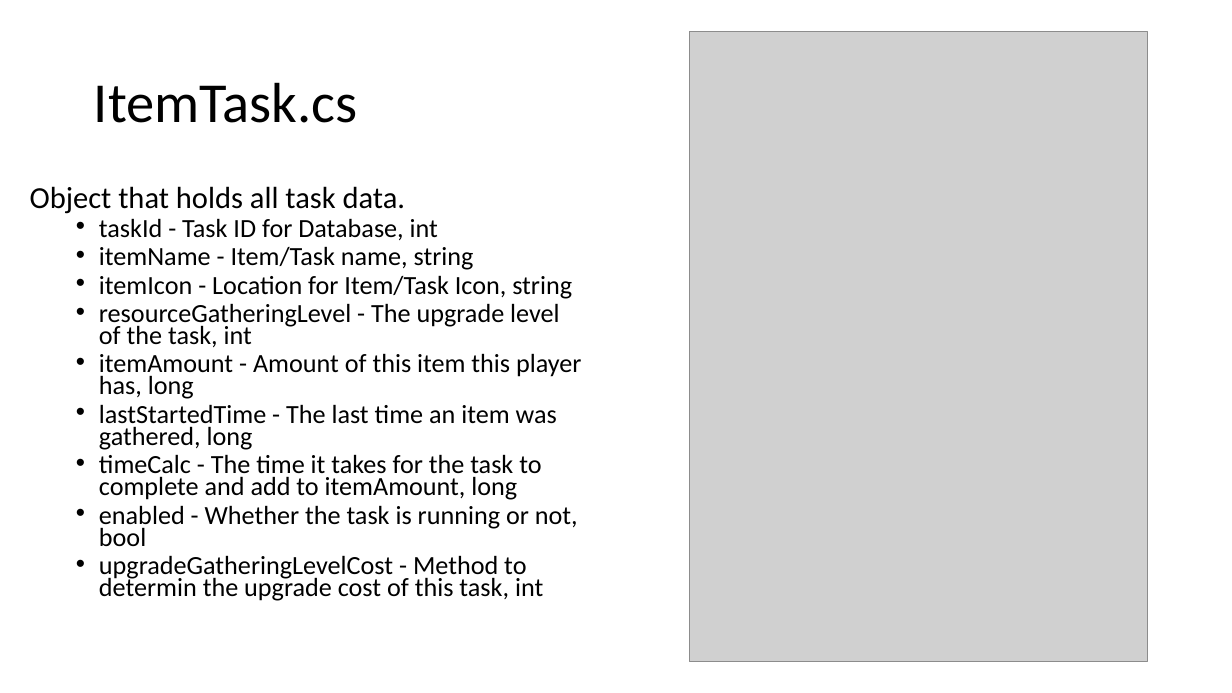
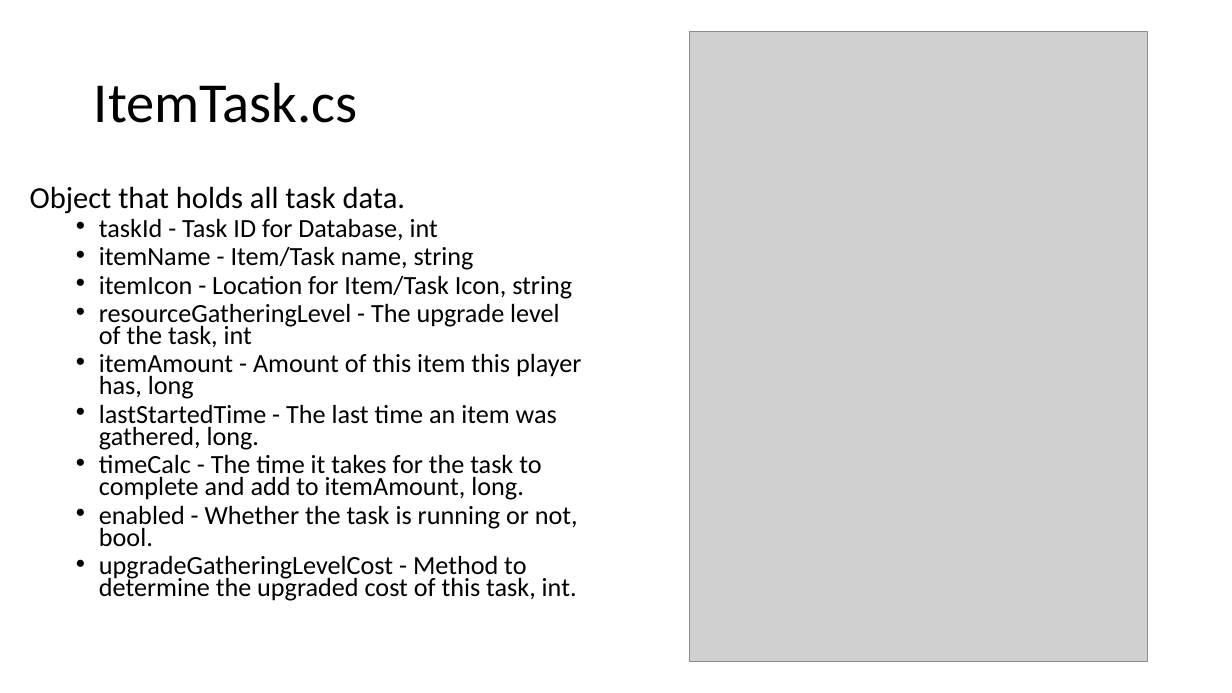
Before and after one commit to TheJavaCoder/Capstone, a slide deck: slide 10 of GameSystemObjects Documentation.pptx. Drawn at 1232x693 pixels with LibreOffice and Linux fonts; fonts in the diff are those of the drawing; grey boxes stand for pictures. Boxes give left, top, right and bottom in pixels: in the first picture for what was removed or moved away, otherwise in the second. Text is boxed around its words. In the diff, an @@ line names an element or a change of style, - is before the commit and + after.

```diff
--- a/GameSystemObjects Documentation.pptx
+++ b/GameSystemObjects Documentation.pptx
@@ text at (x1=99, y1=404, x2=578, y2=601): text changed @@
-  • lastStartedTime - The last time an item was gathered, long
-  • timeCalc - The time it takes for the task to complete and add to itemAmount, long
-  • enabled - Whether the task is running or not, bool
-  • upgradeGatheringLevelCost - Method to determin the upgrade cost of this task, int
+  • lastStartedTime - The last time an item was gathered, long.
+  • timeCalc - The time it takes for the task to complete and add to itemAmount, long.
+  • enabled - Whether the task is running or not, bool.
+  • upgradeGatheringLevelCost - Method to determine the upgraded cost of this task, int.
```
Also in this commit, not shown: 6 other slides changed.
